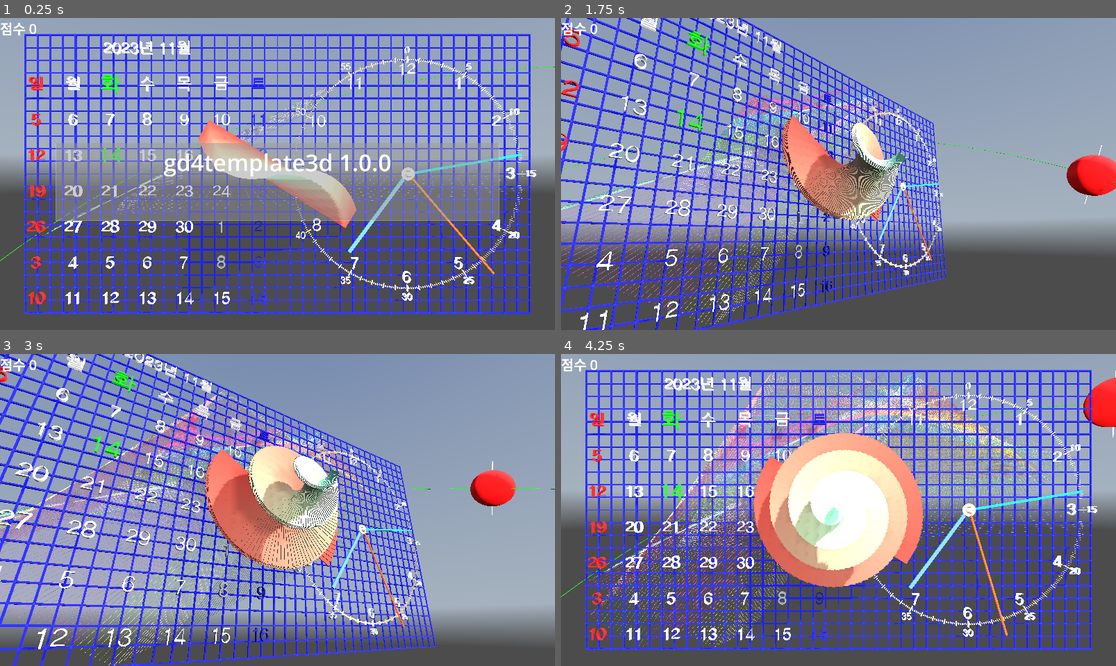
Above: before the commit, frames 1-4 (two rows, left to right).
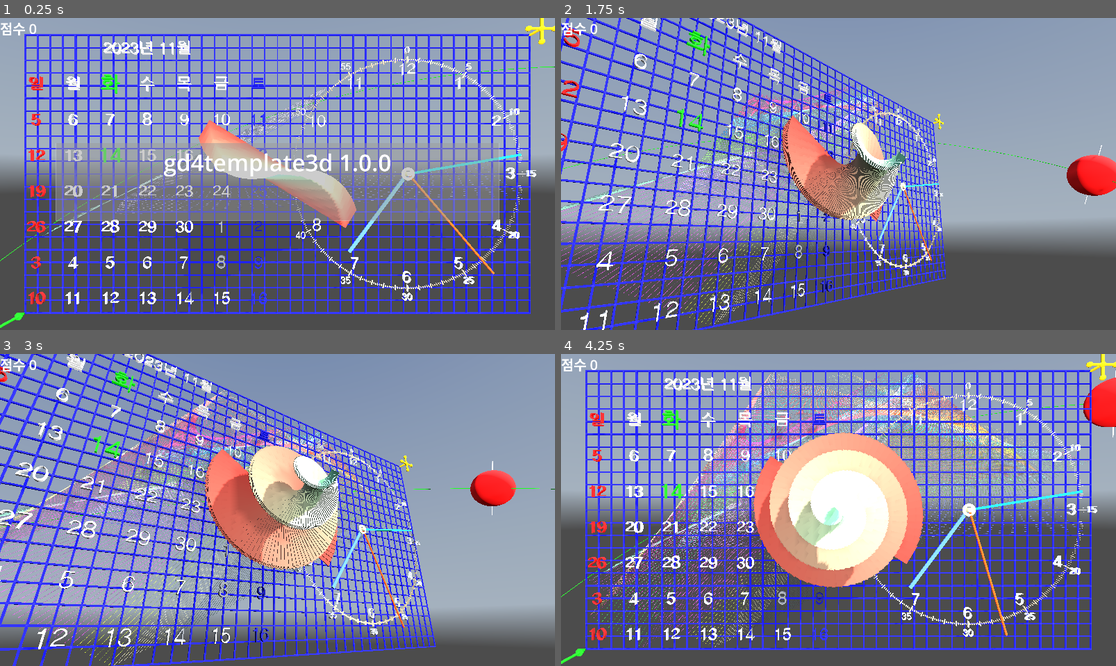
Above: after the commit, the same moments.

Repository: kasworld/gd4template3d
Game: Godot game, scene res://main.tscn
Two runs of this game, one before a commit and one after it. Both use one fixed random seed, a clock stepped at 60 frames per second and the inputs below. A sky picture missing from this copy of the repository is replaced by a grey-blue gradient.
Inputs (mouse positions are in pixels of both pictures, inside the frame that each line leads up to):
- Up to frame 1 (0.25 s): no input
- Up to frame 2 (1.75 s): tap Enter at 0.5, 0.6, 1.35 s; move the mouse to (960, 158) at 0.52 s; click (960, 158) at 0.67 s; move the mouse to (727, 189) at 1.27 s; click (727, 189) at 1.42 s
- Up to frame 3 (3 s): move the mouse to (333, 441) at 2.02 s; tap Enter at 2.1, 2.85 s; click (333, 441) at 2.17 s; move the mouse to (249, 572) at 2.77 s; click (249, 572) at 2.92 s
- Up to frame 4 (4.25 s): move the mouse to (1005, 556) at 3.52 s; tap Enter at 3.6 s; click (1005, 556) at 3.67 s

The runs differ from the first frame. In frame 1, 0.2% of the frame differs, in the area x 0-100%, y 0-100%; in frame 2, less than 0.1%; in frame 3, less than 0.1%; in frame 4, 0.2%.

Commit message:
add arrow3d valvehandle demo

Diff:
--- a/main.gd
+++ b/main.gd
@@ -18,19 +18,36 @@
 	$TimedMessage.panel_hidden.connect(message_hidden)
 	$TimedMessage.show_message("",0)
 
-	orbit_test()
-	wirenet_test()
-	bartree_test()
-	calendar_test()
-	clock_test()
-	line2d_test()
+	orbit_demo()
+	wirenet_demo()
+	bartree_demo()
+	calendar_demo()
+	clock_demo()
+	line2d_demo()
+	arrow3d_demo()
+	valvehandle_demo()
 
-func mashtrail_test() -> void:
+func mashtrail_demo() -> void:
 	var mt = preload("res://mesh_trail/mesh_trail.tscn").instantiate(
 	)
 	add_child(mt)
 
-func line2d_test() -> void:
+func arrow3d_demo() -> void:
+	var aw = preload("res://arrow3d/arrow_3d.tscn").instantiate(
+	).set_color(Color.GREEN).set_size(2,0.1,0.3)
+	aw.rotate_x(-PI/2)
+	aw.position.z = 1
+	add_child(aw)
+
+func valvehandle_demo() -> void:
+	var vh = preload("res://valve_handle/valve_handle.tscn").instantiate(
+	).init(1,1)
+	vh.rotate_x(PI/2)
+	vh.position = Vector3(WorldSize.x,WorldSize.y,0)
+	add_child(vh)
+
+
+func line2d_demo() -> void:
 	var mesh = PlaneMesh.new()
 	mesh.size = Vector2(WorldSize.x, WorldSize.y)
 	mesh.orientation = PlaneMesh.FACE_Z
@@ -53,7 +70,7 @@
 	sp.material_override.albedo_texture = sv.get_texture()
 	add_child(sp)
 
-func orbit_test() -> void:
+func orbit_demo() -> void:
 	var diagonal_length = WorldSize.length()/2
 	var a120 = PI*2/3
 	var a30 = PI/6
@@ -67,7 +84,7 @@
 	os.position = WorldSize/2
 	add_child(os)
 
-func calendar_test() -> void:
+func calendar_demo() -> void:
 	var ca = preload("res://calendar3d/calendar_3d.tscn").instantiate(
 		).init(WorldSize.x/2, WorldSize.y, WorldSize.z, WorldSize.y/2.0 , false )
 	ca.rotate_y(PI/2)
@@ -75,7 +92,7 @@
 	ca.position = Vector3(WorldSize.x/4,WorldSize.y/2,WorldSize.z/2)
 	add_child(ca)
 
-func clock_test() -> void:
+func clock_demo() -> void:
 	var ca = preload("res://analogclock3d/analog_clock_3d.tscn").instantiate(
 		).init(WorldSize.x/4, WorldSize.z, WorldSize.y/2.0 ,9.0, false )
 	ca.rotate_y(PI/2)
@@ -83,12 +100,12 @@
 	ca.position = Vector3(WorldSize.x/4*3,WorldSize.y/2,WorldSize.z/2)
 	add_child(ca)
 
-func wirenet_test() -> void:
+func wirenet_demo() -> void:
 	var wn = preload("res://wire_net/wire_net.tscn").instantiate()
 	wn.init_with_color(Vector2(40,22), Vector2(41,23), 0.1, Color.BLUE)
 	add_child(wn)
 
-func bartree_test() -> void:
+func bartree_demo() -> void:
 	var bt = make_tree(WorldSize.x/3, WorldSize.y/3)
 	bt.rotate_x(PI/2)
 	bt.position = WorldSize/2
